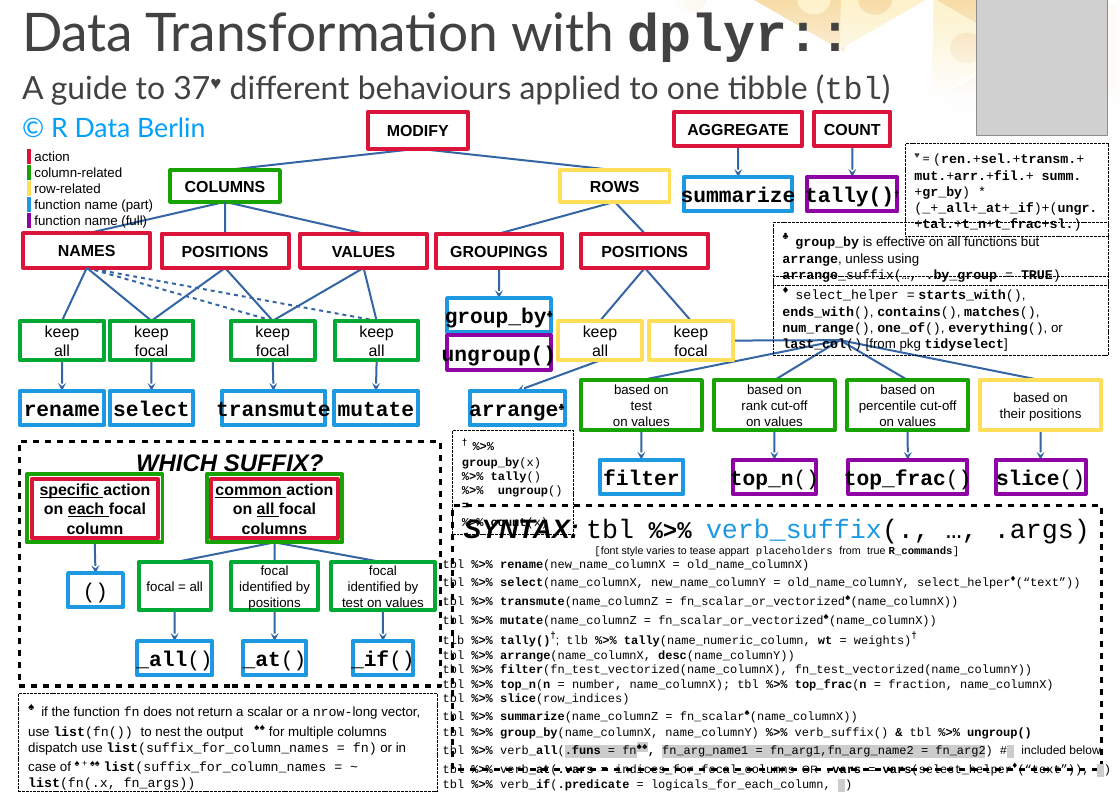
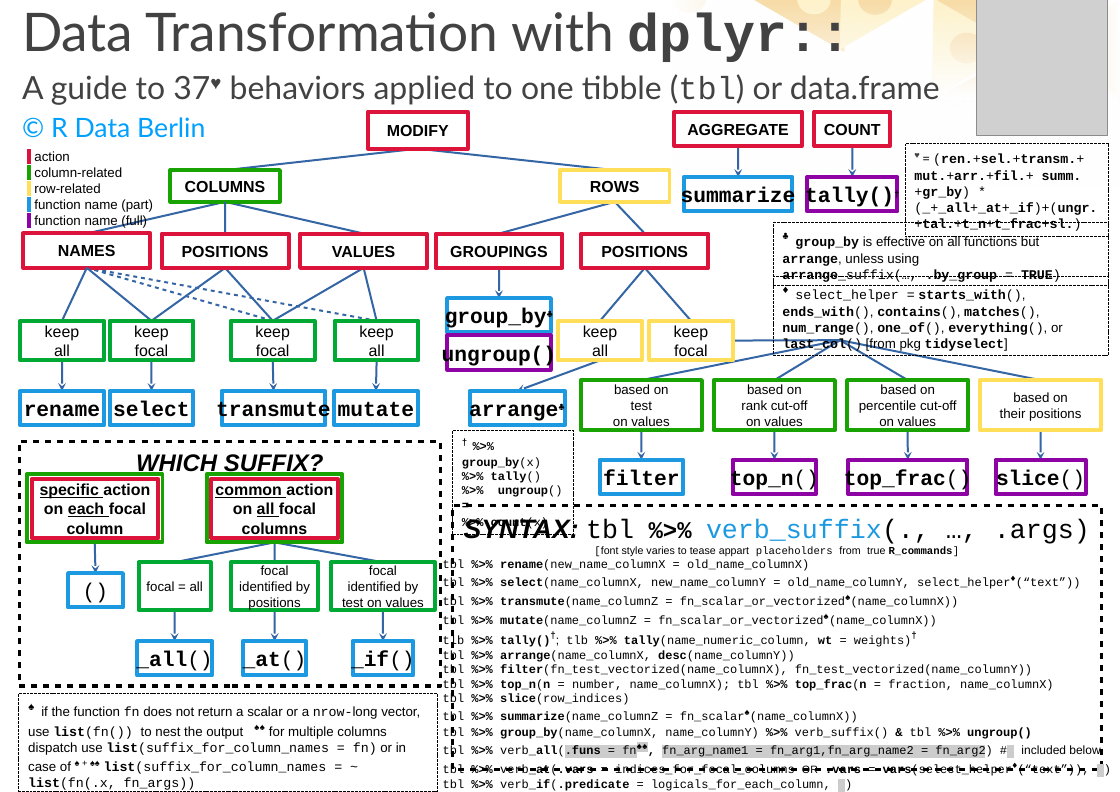
Before and after one commit to courtiol/Rguides, a slide deck: slide 1 of dplyr_guide_for_one_table.odp. Drawn at 1120x792 pixels with LibreOffice and Linux fonts; fonts in the diff are those of the drawing; grey boxes stand for pictures. Boxes give left, top, right and bottom in pixels: in the first picture for what was removed or moved away, otherwise in the second. Text is boxed around its words. In the diff, an @@ line names an element or a change of style, - is before the commit and + after.

```diff
--- a/dplyr_guide_for_one_table.odp
+++ b/dplyr_guide_for_one_table.odp
@@ title at (x1=22, y1=12, x2=940, y2=138): text changed @@
-Data Transformation with dplyr::
-A guide to 37♥ different behaviours applied to one tibble (tbl)
-© R Data Berlin
+Data Transformation with dplyr::
+A guide to 37♥ behaviors applied to one tibble (tbl) or data.frame
+© R Data Berlin
```
Also in this commit, not shown: 2 other files.
